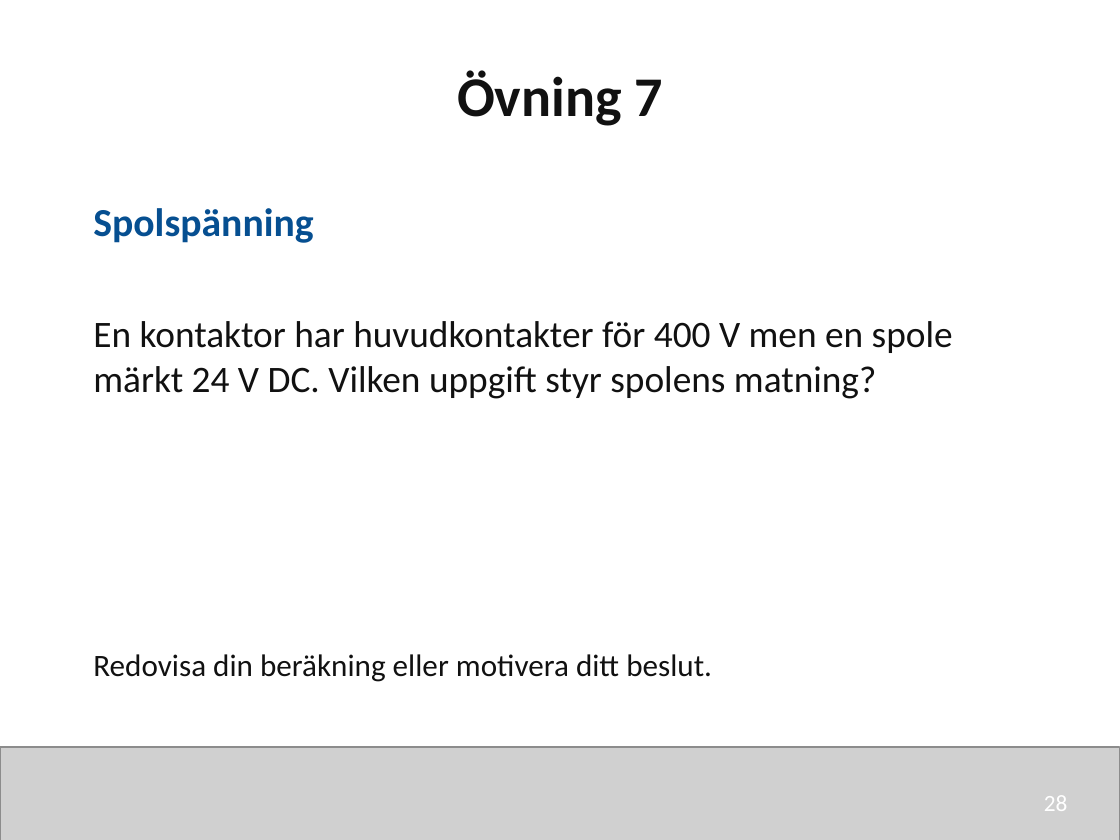
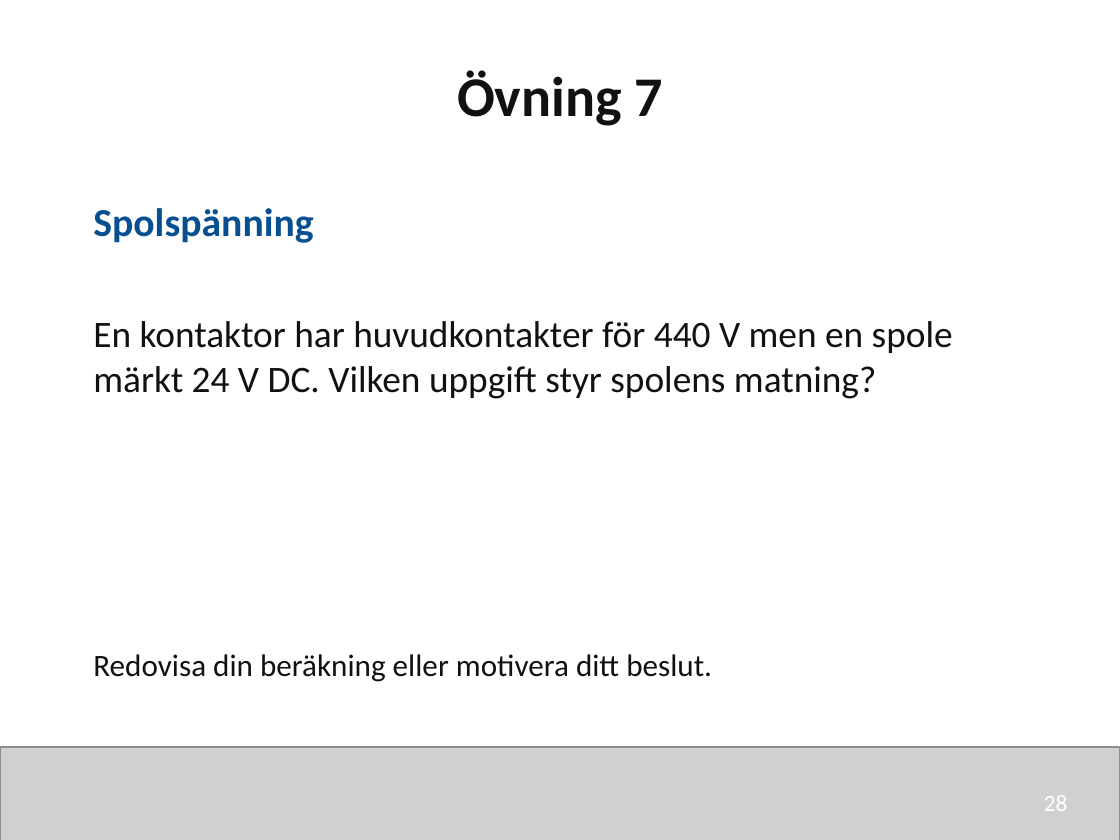
Before and after one commit to nj22az/nj22az.github.io, a slide deck: slide 28 of sjoskolan/vecka-43/aktuell/v43_01_Komponenter_och_skydd_elev.pptx. Drawn at 1120x840 pixels with LibreOffice and Linux fonts; fonts in the diff are those of the drawing; grey boxes stand for pictures. Boxes give left, top, right and bottom in pixels: in the first picture for what was removed or moved away, otherwise in the second. Text is boxed around its words. In the diff, an @@ line names an element or a change of style, - is before the commit and + after.

```diff
--- a/sjoskolan/vecka-43/aktuell/v43_01_Komponenter_och_skydd_elev.pptx
+++ b/sjoskolan/vecka-43/aktuell/v43_01_Komponenter_och_skydd_elev.pptx
@@ text at (93,321,953,399): text changed @@
-En kontaktor har huvudkontakter för 400 V men en spole märkt 24 V DC. Vilken uppgift styr spolens matning?
+En kontaktor har huvudkontakter för 440 V men en spole märkt 24 V DC. Vilken uppgift styr spolens matning?
```
Also in this commit, not shown: 8 other slides changed, 13 other files.
